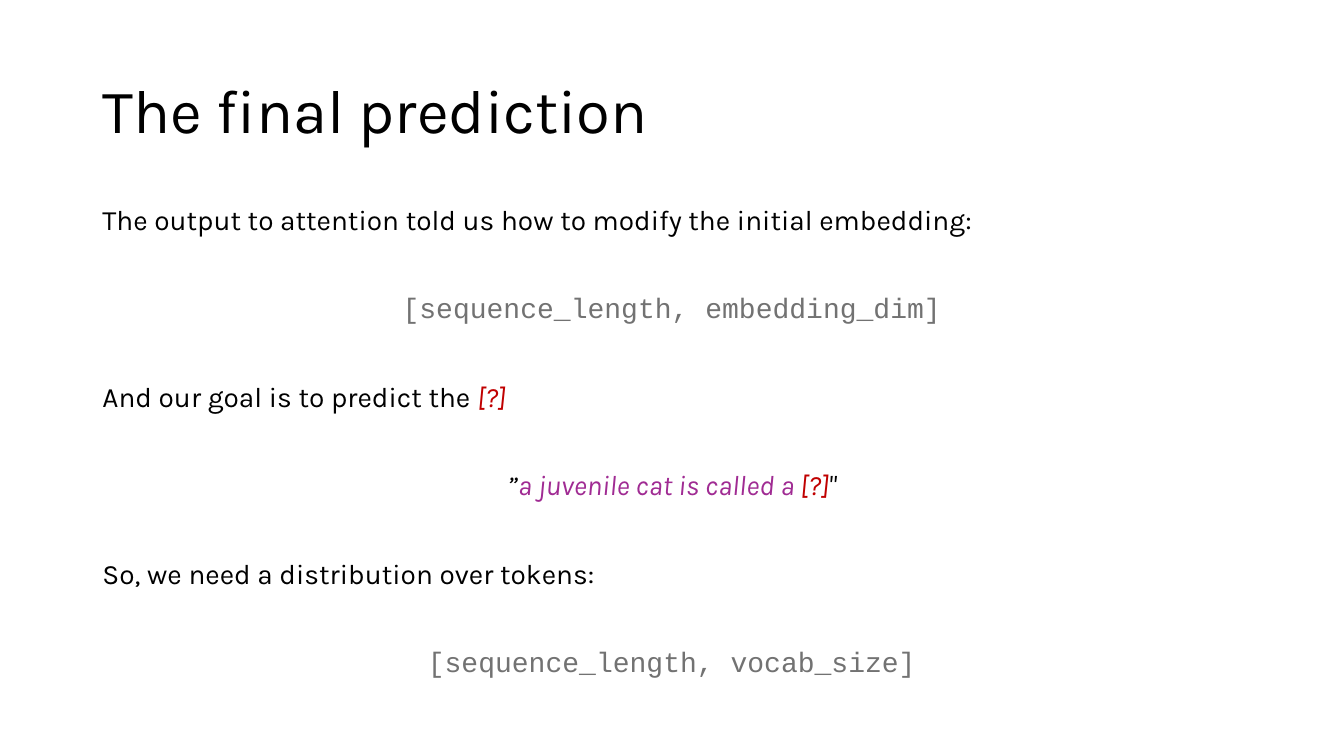
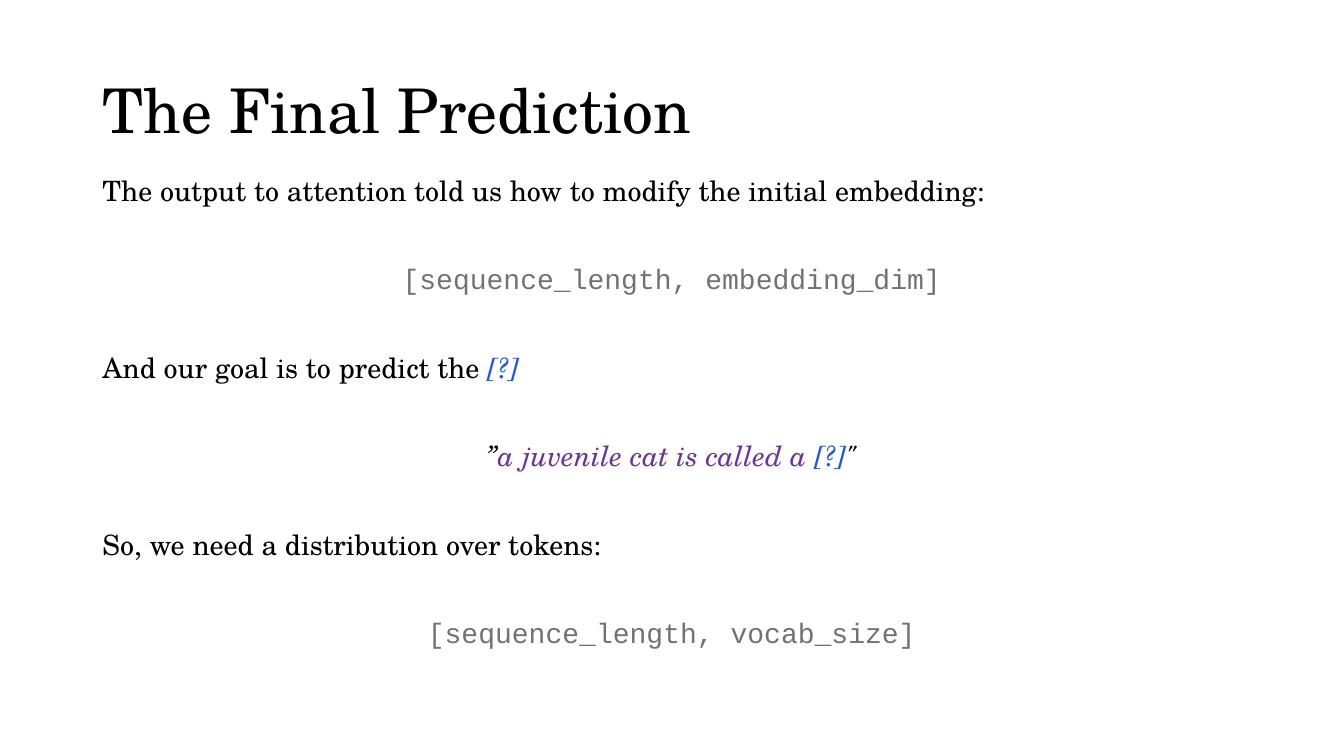
Before and after one commit to acceleratescience/large-language-models, a slide deck: slide 11 of slides/flsg/6-sampling-flsg.pptx. Drawn at 1344x756 pixels with LibreOffice and Linux fonts; fonts in the diff are those of the drawing; background and template pictures are left out. Boxes give left, top, right and bottom in pixels: in the first picture for what was removed or moved away, otherwise in the second. Text is boxed around its words. In the diff, an @@ line names an element or a change of style, - is before the commit and + after.

Commit message:
chore(slides): update formatting for 5 onwards slides

```diff
--- a/slides/flsg/6-sampling-flsg.pptx
+++ b/slides/flsg/6-sampling-flsg.pptx
@@ title at (x1=102, y1=87, x2=691, y2=134): text changed; font Karla to TeX Gyre Schola @@
-The final prediction
+The Final Prediction
@@ text "The output to attention told ..." moved from (x1=102, y1=210, x2=971, y2=678) to (x1=102, y1=180, x2=984, y2=649) @@
@@ text at (x1=102, y1=180, x2=984, y2=560): font Karla to TeX Gyre Schola in "The output to attention told us how ...", "And our goal is to predict the ...", "”a juvenile cat is called a [?]"", "So, we need a distribution over tokens:"; text colour #C00000 to #1B55EB in "[?]", "[?]""; text colour #A02B93 to #7030A0 in "”a juvenile cat is called a" @@
```
Also in this commit, not shown: 25 other slides changed, 1 other file.
